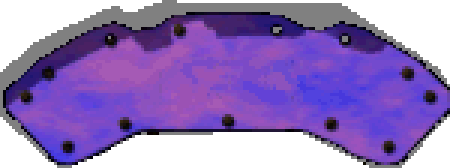
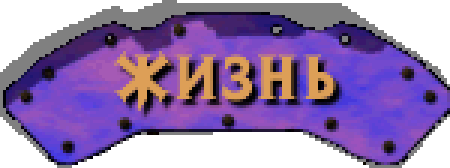
Revision of a layered w=450, h=168 image; what changed, layer by layer:
painted on "Кадр 2 (100ms) (replace)" over (114, 51, 345, 120)
showed "Фон (100ms)", painted on it over (114, 51, 345, 120)
